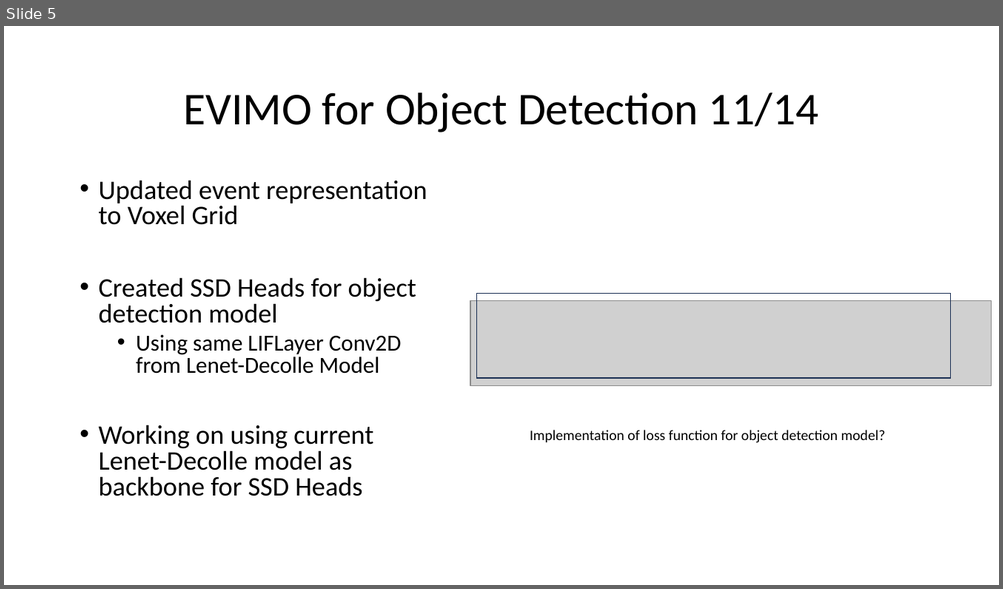
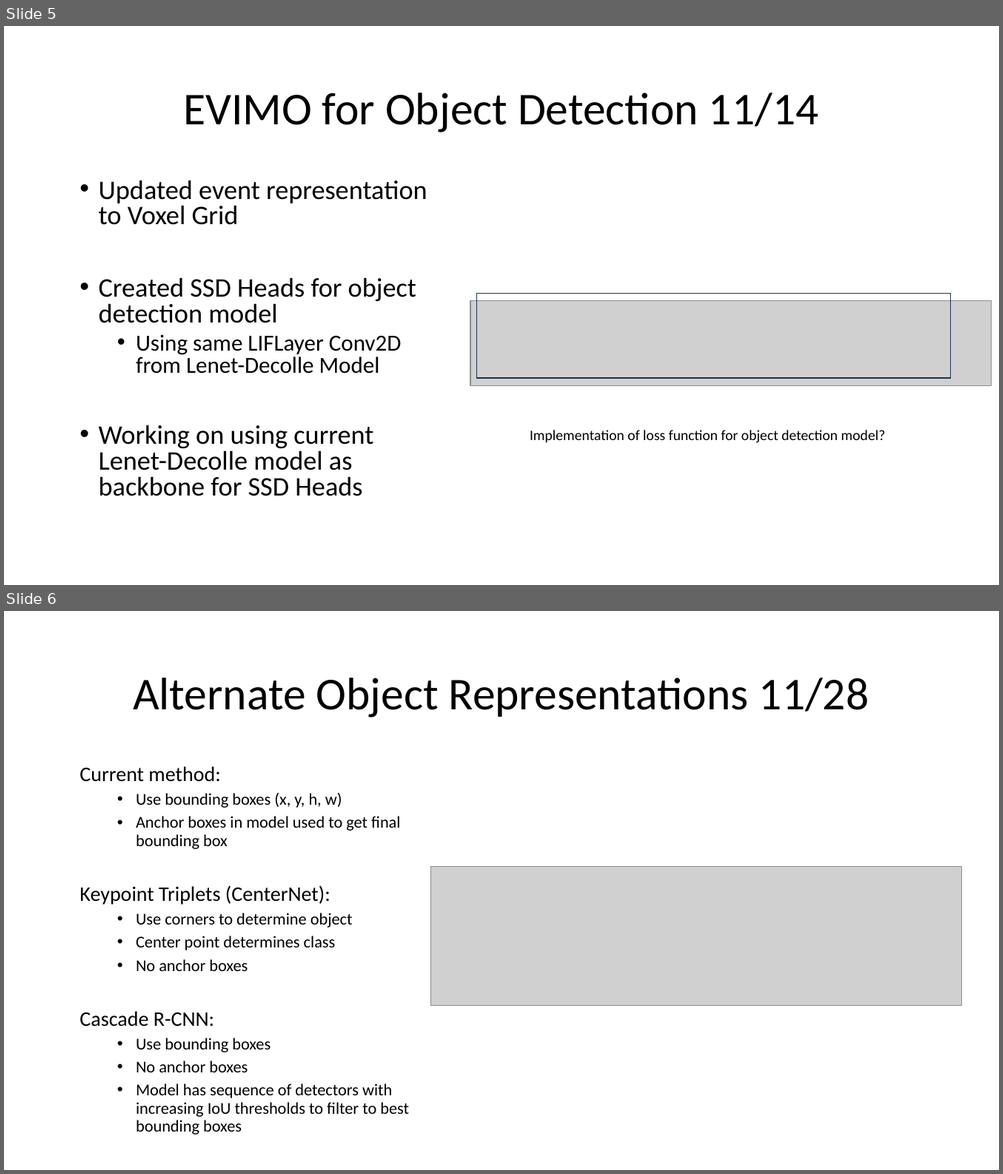
Before and after one commit to tarmst/snn, a slide deck: SNN.pptx. Shown one above the other, each under a label of ours: slide 5 before the commit, slides 5 and 6 after it. The pictures are 1003x589 and 1003x1174 pixels, drawn with LibreOffice and Linux fonts; fonts in the diff are those of the drawing; grey boxes stand for pictures. Boxes give left, top, right and bottom in pixels: in the first picture for what was removed or moved away, otherwise in the second. Text is boxed around its words. In the diff, an @@ line names an element or a change of style, - is before the commit and + after.

Commit message:
Updating for 11/28

```diff
--- a/SNN.pptx
+++ b/SNN.pptx
@@ slide 6 added at box(4, 611, 999, 1170), background #FFFFFF @@
@@ title added at box(133, 678, 869, 718), 44 pt, text #000000 @@
+Alternate Object Representations 11/28
@@ text added at box(79, 766, 409, 1135), 16 pt, text #000000 @@
+Current method:
+  • Use bounding boxes (x, y, h, w)
+  • Anchor boxes in model used to get final bounding box
+Keypoint Triplets (CenterNet):
+  • Use corners to determine object
+  • Center point determines class
+  • No anchor boxes
+Cascade R-CNN:
+  • Use bounding boxes
+  • No anchor boxes
+  • Model has sequence of detectors with increasing IoU thresholds to filter to best bounding boxes
@@ picture added at box(431, 867, 962, 1005) @@
```
